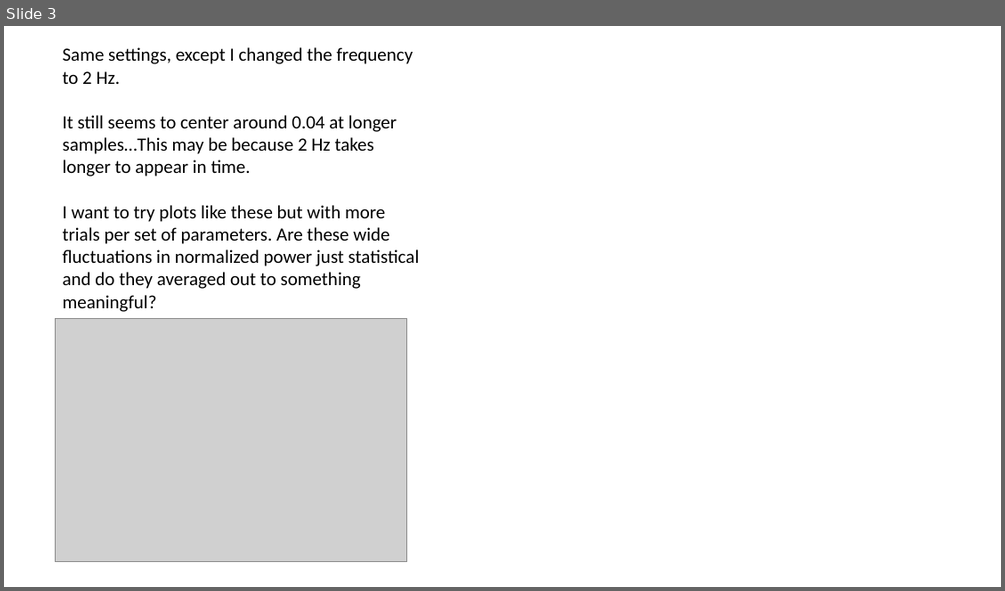
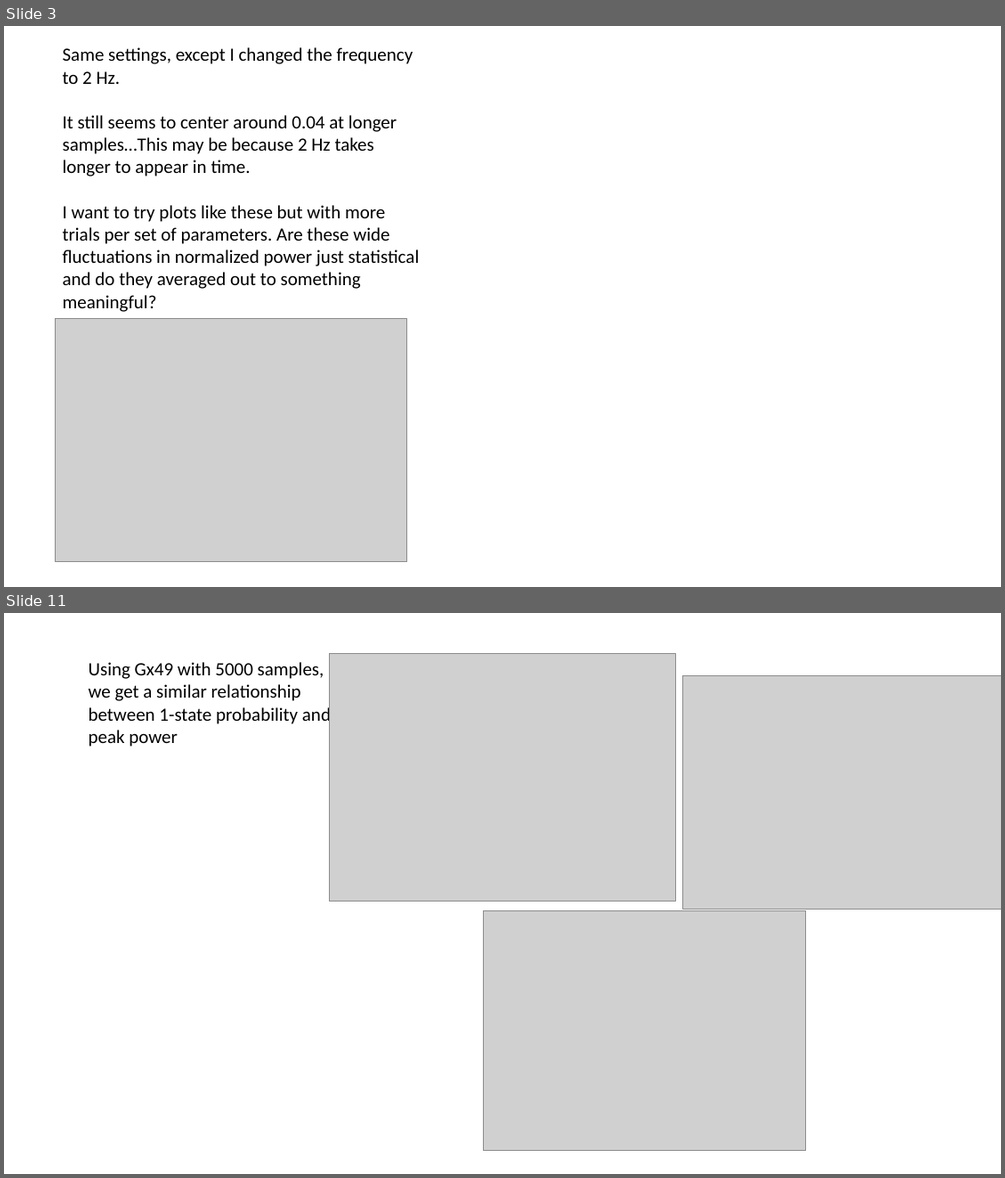
Before and after one commit to garretts-hub/GST_Work, a slide deck: Defining power.pptx. Shown one above the other, each under a label of ours: slide 3 before the commit, slides 3 and 11 after it; the slides between them are not shown. The pictures are 1005x591 and 1005x1178 pixels, drawn with LibreOffice and Linux fonts; fonts in the diff are those of the drawing; grey boxes stand for pictures. Boxes give left, top, right and bottom in pixels: in the first picture for what was removed or moved away, otherwise in the second. Text is boxed around its words. In the diff, an @@ line names an element or a change of style, - is before the commit and + after.

Commit message:
Mathematically relating power and prob

```diff
--- a/Defining power.pptx
+++ b/Defining power.pptx
@@ slide 11 added at bbox=[4, 613, 1001, 1174], background #FFFFFF @@
@@ text added at bbox=[89, 662, 331, 747], 18 pt, text #000000 @@
+Using Gx49 with 5000 samples, we get a similar relationship between 1-state probability and peak power
@@ picture added at bbox=[329, 653, 675, 900] @@
@@ picture added at bbox=[682, 676, 1001, 908] @@
@@ picture added at bbox=[484, 910, 806, 1151] @@
```
Also in this commit, not shown: 2 slides changed, 9 other slides added, 2 other files.
